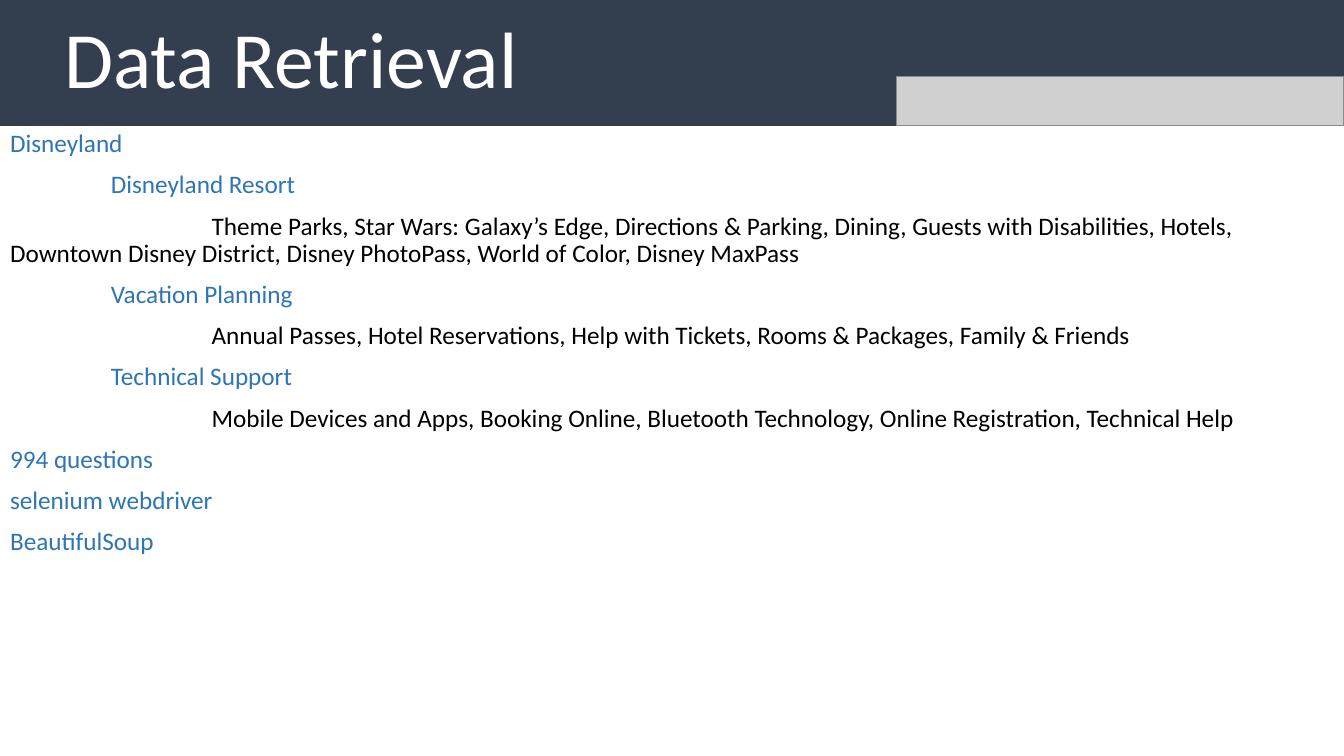
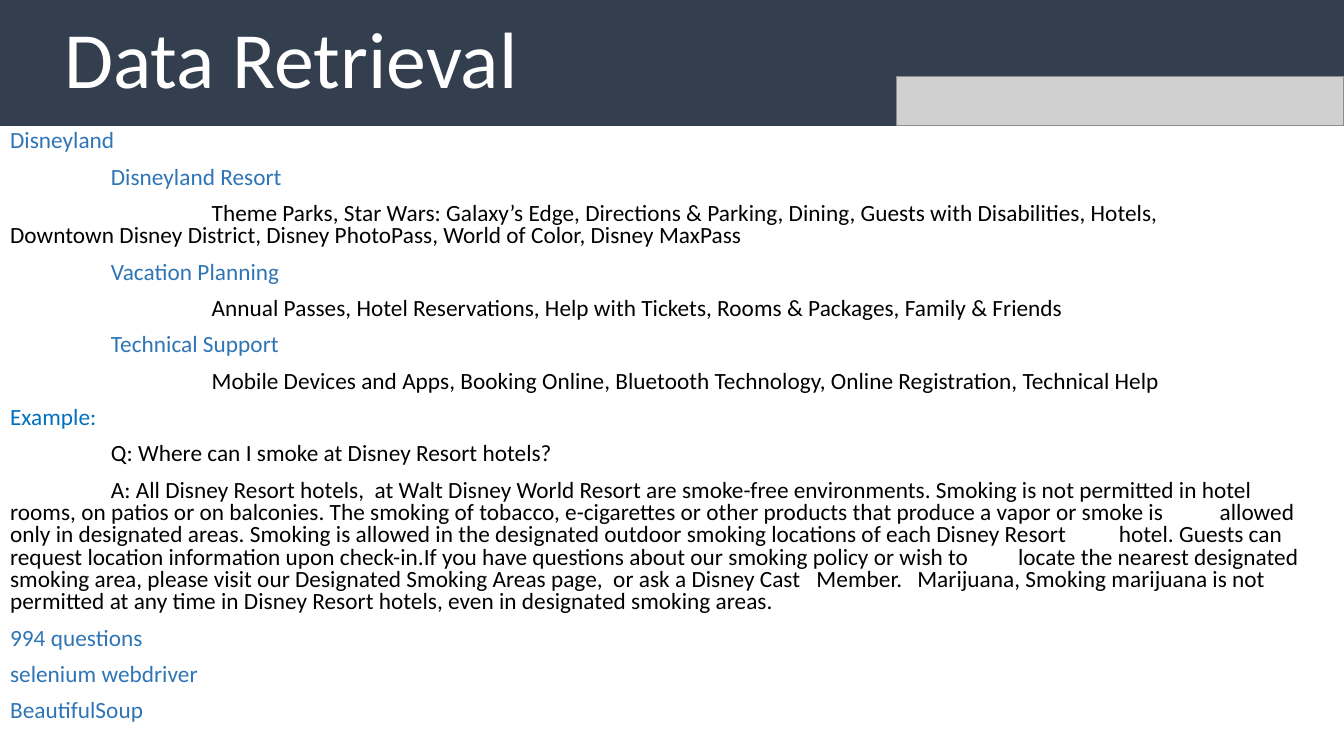
Before and after one commit to uabinf/nlp-group-project-fall-2020-disneyqanda, a slide deck: slide 5 of disneyqanda.pptx. Drawn at 1344x756 pixels with LibreOffice and Linux fonts; fonts in the diff are those of the drawing; grey boxes stand for pictures. Boxes give left, top, right and bottom in pixels: in the first picture for what was removed or moved away, otherwise in the second. Text is boxed around its words. In the diff, an @@ line names an element or a change of style, - is before the commit and + after.

Commit message:
added to slide

```diff
--- a/disneyqanda.pptx
+++ b/disneyqanda.pptx
@@ text at [10,132,1159,722]: size 18 to 16.6 pt in "Disneyland", "Disneyland Resort", "Theme Parks, Star Wars: Galaxy’s Edge, Directions ...", "Vacation Planning" and 6 more places; line spacing 0.9 to 0.8 @@
@@ text at [10,409,1298,613]: paragraphs added @@
+Example:
+Q: Where can I smoke at Disney Resort hotels?
+A: All Disney Resort hotels, at Walt Disney World Resort are smoke-free environments. Smoking is not permitted in hotel rooms, on patios or on balconies. The smoking of tobacco, e-cigarettes or other products that produce a vapor or smoke is allowed only in designated areas. Smoking is allowed in the designated outdoor smoking locations of each Disney Resort hotel. Guests can request location information upon check-in.If you have questions about our smoking policy or wish to locate the nearest designated smoking area, please visit our Designated Smoking Areas page, or ask a Disney Cast Member. Marijuana, Smoking marijuana is not permitted at any time in Disney Resort hotels, even in designated smoking areas.
```
